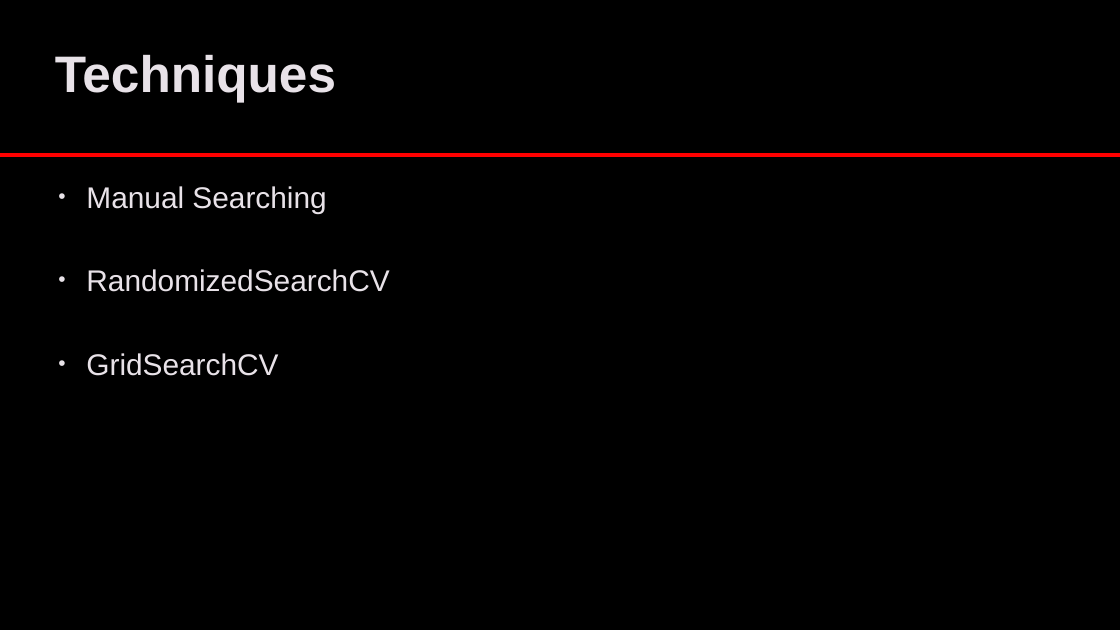
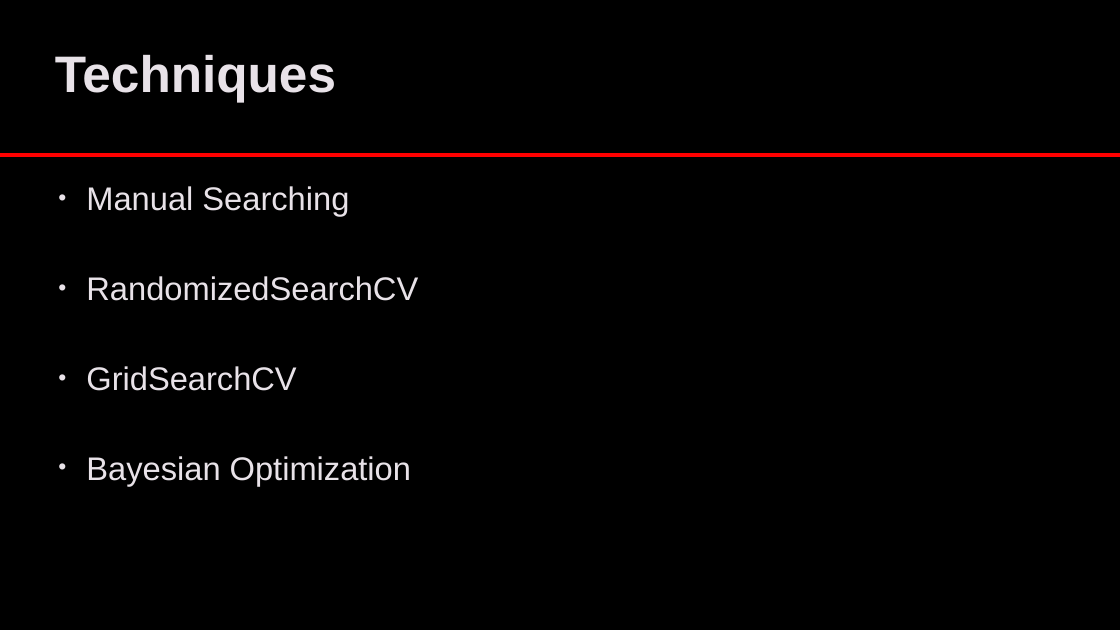
Before and after one commit to lukenew2/ds-demos, a slide deck: slide 2 of HyperParameterTuning.pptx. Drawn at 1120x630 pixels with LibreOffice and Linux fonts; fonts in the diff are those of the drawing; background and template pictures are left out. Boxes give left, top, right and bottom in pixels: in the first picture for what was removed or moved away, otherwise in the second. Text is boxed around its words. In the diff, an @@ line names an element or a change of style, - is before the commit and + after.

```diff
--- a/HyperParameterTuning.pptx
+++ b/HyperParameterTuning.pptx
@@ text at (x1=86, y1=186, x2=418, y2=391): size 25.6 to 28 pt in "Manual Searching", "RandomizedSearchCV", "GridSearchCV" @@
@@ text at (x1=86, y1=456, x2=411, y2=486): paragraph added @@
+• Bayesian Optimization
```
Also in this commit, not shown: 2 other slides changed, 5 slides added, 4 slides removed, 2 other files.
